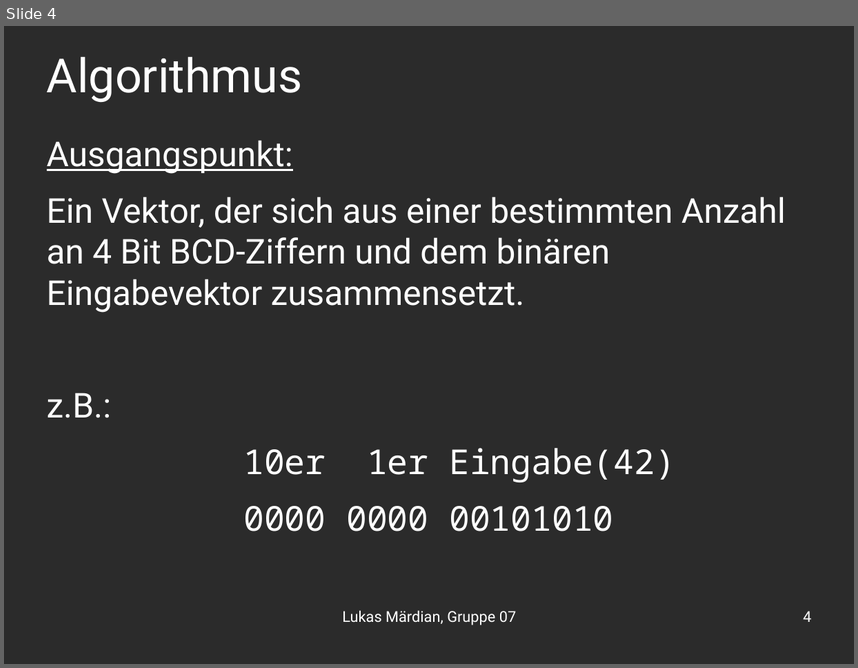
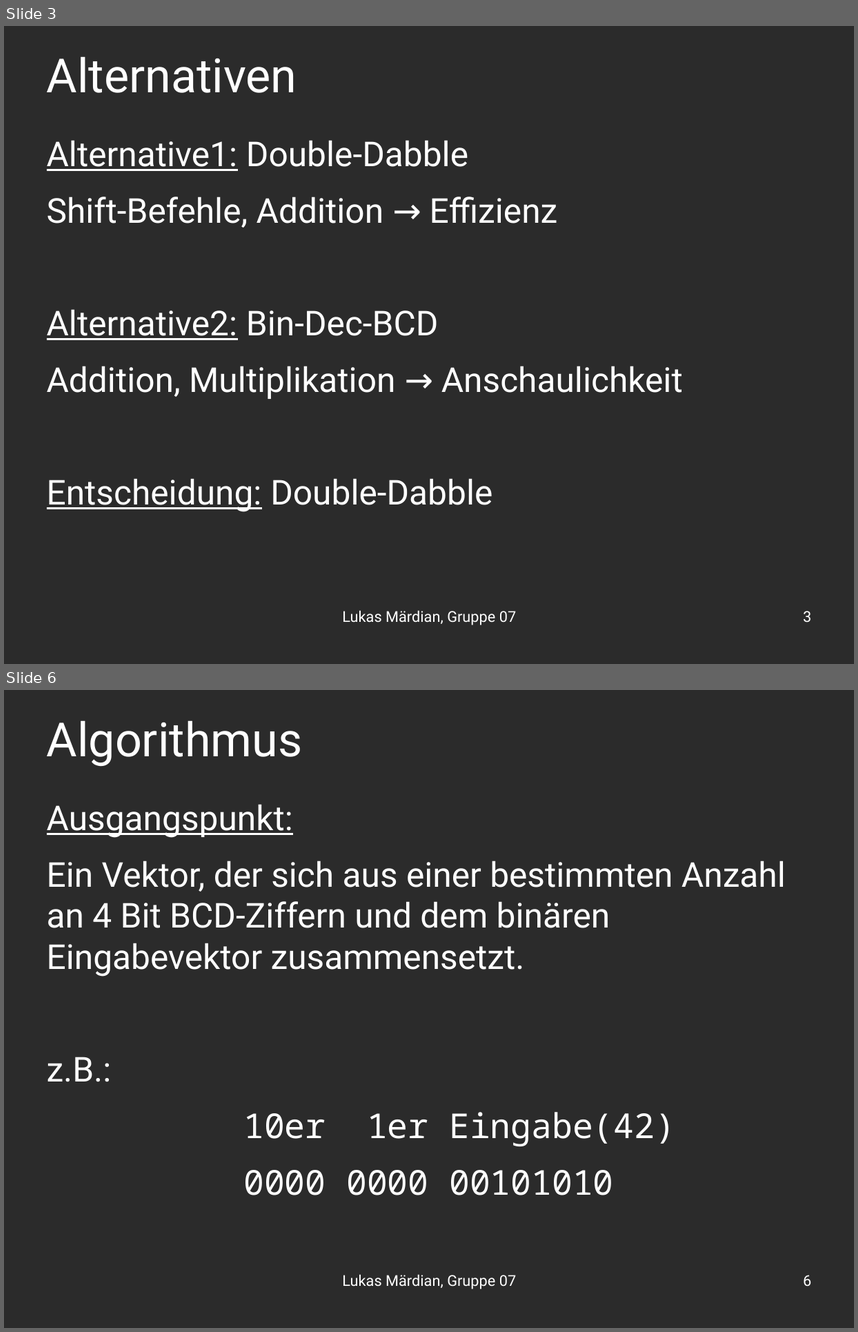
Before and after one commit to OrestTa/etip, a slide deck: Projekt1/Vortrag/vortrag1.odp. Shown one above the other, each under a label of ours: slide 4 before the commit, slides 3 and 6 after it; the slides between them are not shown. The pictures are 858x668 and 858x1332 pixels, drawn with LibreOffice and Linux fonts; fonts in the diff are those of the drawing; background and template pictures are left out; a plain dark background stands for a picture behind light text. Boxes give left, top, right and bottom in pixels: in the first picture for what was removed or moved away, otherwise in the second. Text is boxed around its words. In the diff, an @@ line names an element or a change of style, - is before the commit and + after.

```diff
--- a/Projekt1/Vortrag/vortrag1.odp
+++ b/Projekt1/Vortrag/vortrag1.odp
@@ slide 3 added at bbox=[4, 26, 854, 664], background picture (left out) @@
@@ title added at bbox=[47, 56, 297, 93], 44 pt, text #FFFFFF @@
+Alternativen
@@ text added at bbox=[47, 140, 683, 512], 32 pt, text #FFFFFF @@
+Alternative1: Double-Dabble
+Shift-Befehle, Addition → Effizienz
+Alternative2: Bin-Dec-BCD
+Addition, Multiplikation → Anschaulichkeit
+Entscheidung: Double-Dabble
@@ text added at bbox=[342, 610, 516, 625], 14 pt, text #FFFFFF @@
+Lukas Märdian, Gruppe 07
@@ page number added at bbox=[803, 610, 811, 621], 14 pt, text #FFFFFF @@
+3
@@ what was slide 4 is now slide 6 @@
@@ page number at bbox=[803, 1274, 811, 1285]: text changed @@
-4
+6
```
Also in this commit, not shown: 3 slides changed, 1 other slide added, 1 other file.
